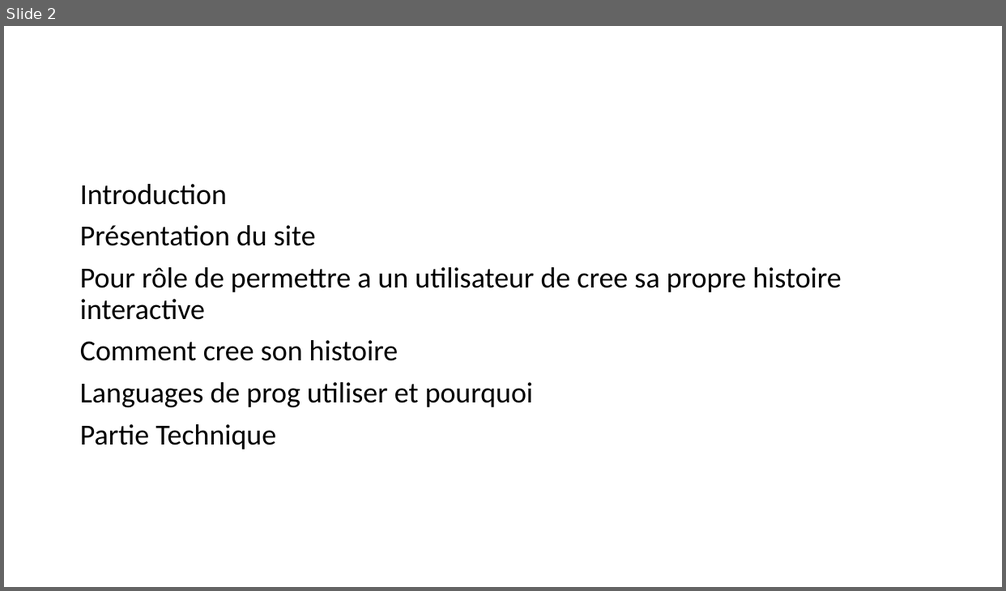
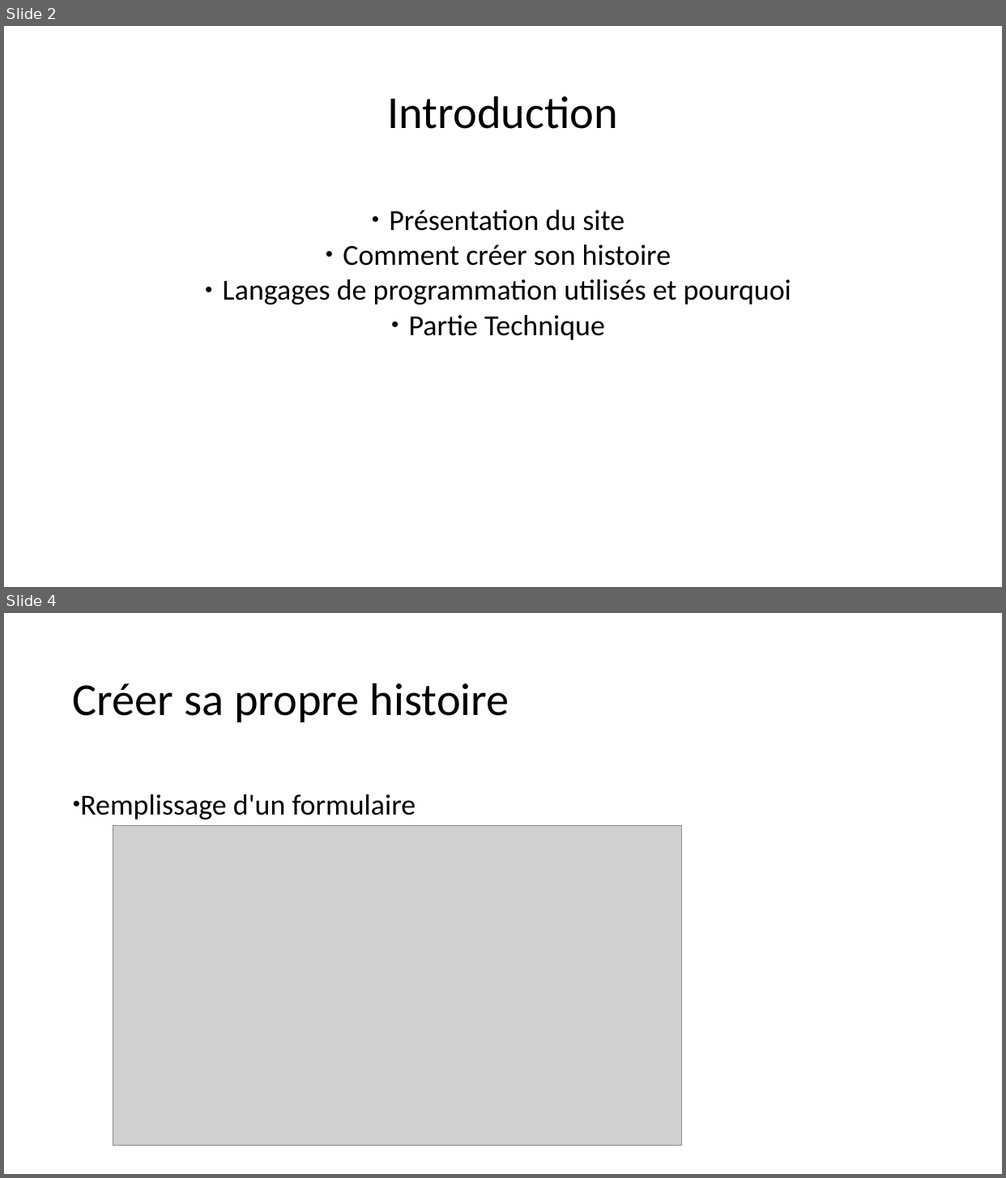
Before and after one commit to quentin244/histoires-interactives, a slide deck: Présentation.pptx. Shown one above the other, each under a label of ours: slide 2 before the commit, slides 2 and 4 after it; the slides between them are not shown. The pictures are 1006x591 and 1006x1178 pixels, drawn with LibreOffice and Linux fonts; fonts in the diff are those of the drawing; grey boxes stand for pictures. Boxes give left, top, right and bottom in pixels: in the first picture for what was removed or moved away, otherwise in the second. Text is boxed around its words. In the diff, an @@ line names an element or a change of style, - is before the commit and + after.

```diff
--- a/Présentation.pptx
+++ b/Présentation.pptx
@@ slide 4 added at <box>4,613,1002,1174</box>, background #FFFFFF @@
@@ text added at <box>73,683,509,722</box>, 44 pt, text #000000 @@
+Créer sa propre histoire
@@ text added at <box>80,794,416,820</box>, 28 pt, text #000000 @@
+● Remplissage d'un formulaire
@@ picture added at <box>113,825,681,1145</box> @@
@@ slide 2 changed as well @@
@@ text added at <box>387,96,618,129</box>, 44 pt, text #000000 @@
+Introduction
@@ text at <box>80,184,227,205</box>: paragraph removed @@
-Introduction
@@ text at <box>389,210,624,340</box>: alignment left to centre; bullet none to ●; line spacing 0.9 to 1; less space between paragraphs @@
@@ text at <box>223,245,791,305</box>: text changed @@
-Pour rôle de permettre a un utilisateur de cree sa propre histoire interactive
-Comment cree son histoire
-Languages de prog utiliser et pourquoi
+● Comment créer son histoire
+● Langages de programmation utilisés et pourquoi
```
Also in this commit, not shown: 4 other slides added, 2 slides removed, 7 other files.
